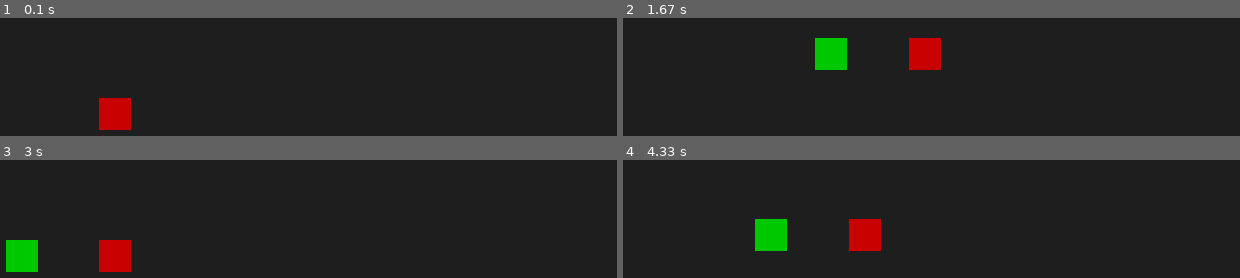
Above: before the commit, frames 1-4 (two rows, left to right).
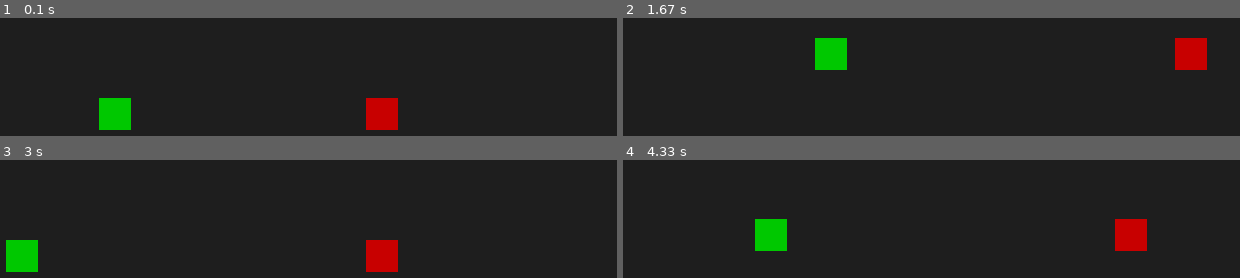
Above: after the commit, the same moments.

Repository: tomhaakon/pygame_ce_test_project
Game: pygame game, started from main.py
The game is run twice, just before and just after one commit, with the same random seed, the same clock (stepped at 60 frames per second) and the same inputs.
Inputs:
- Up to frame 1 (0.1 s): no input
- Up to frame 2 (1.67 s): hold Right 0.33-0.8 s; hold Up 0.83-1.13 s; hold W 0.83-1.13 s; hold Right 1.17-1.63 s; hold D 1.17-1.63 s
- Up to frame 3 (3 s): hold Left 1.67-2.2 s; hold A 1.67-2.2 s; hold Down 2.23-2.53 s; hold S 2.23-2.53 s; hold Left 2.57-2.97 s; hold A 2.57-2.97 s
- Up to frame 4 (4.33 s): hold Up 3-3.37 s; hold W 3-3.37 s; hold Right 3.4-4.03 s; hold D 3.4-4.03 s; hold Down from 4.07 s (still down); hold S from 4.07 s (still down)

The runs differ from the first frame. In frame 1, 2.8% of the frame differs, in the area x 16-65%, y 67-95%; in frame 2, 2.8%; in frame 3, 2.8%; in frame 4, 2.8%.

Commit message:
player2 position at start

Diff:
--- a/src/game.py
+++ b/src/game.py
@@ -31,7 +31,11 @@
         )
 
         self.player2 = create_player(
-            self.world, self.width / 3, self.height / 2, player_id=2, color=(200, 0, 0)
+            self.world,
+            2 * self.width / 3,
+            self.height / 2,
+            player_id=2,
+            color=(200, 0, 0),
         )
 
     def run(self):
